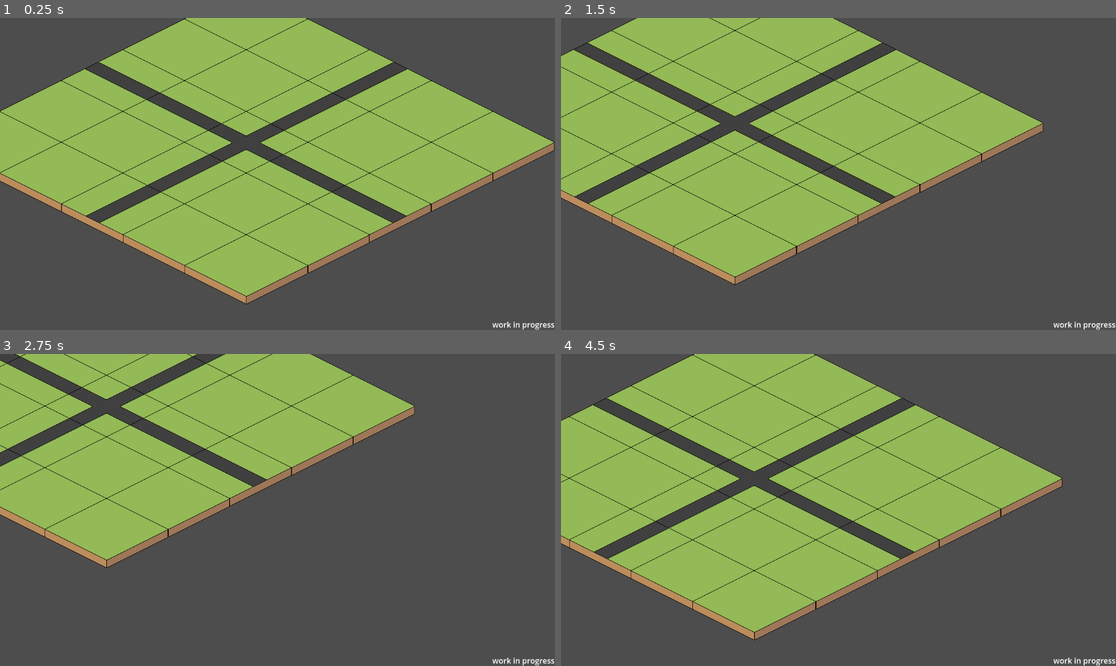
Above: before the commit, frames 1-4 (two rows, left to right).
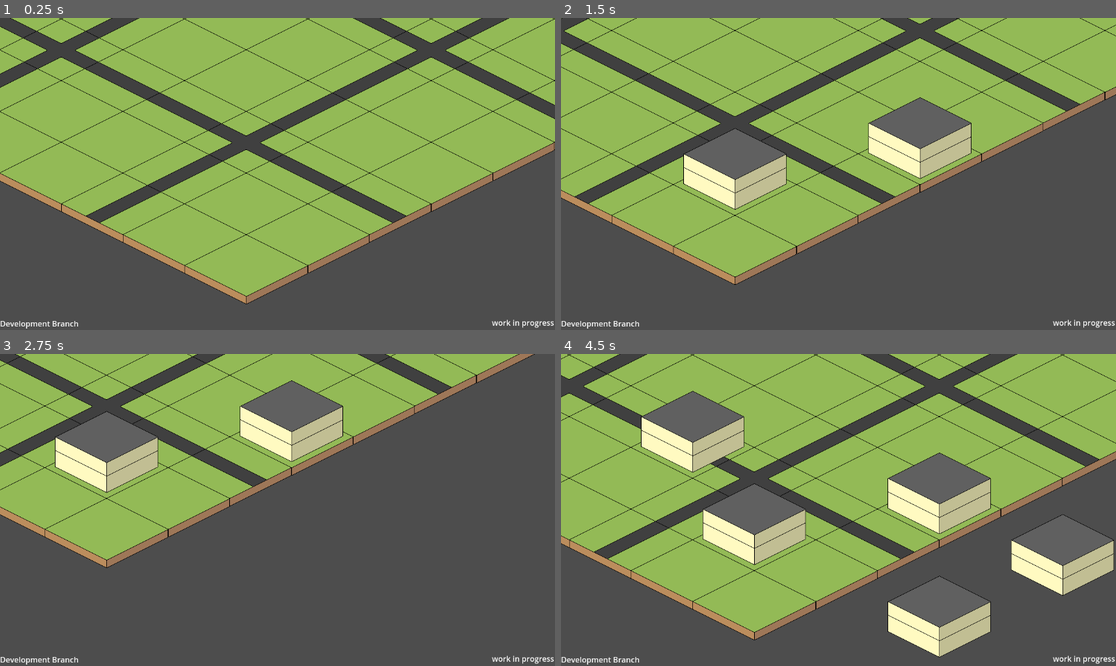
Above: after the commit, the same moments.

Repository: Olyveon/DinoPark
Game: Godot game, scene res://scenes/game.tscn
Same seed, same stepped clock (60 frames per second), same inputs: the game is played once before the commit and once after it.
Inputs (mouse positions are in pixels of both pictures, inside the frame that each line leads up to):
- Up to frame 1 (0.25 s): no input
- Up to frame 2 (1.5 s): tap Enter at 0.5 s; move the mouse to (960, 158) at 0.52 s; hold D (move_right) 0.53-1.28 s; click (960, 158) at 0.67 s; move the mouse to (727, 189) at 1.27 s; hold S (move_down) from 1.28 s (still down); click (727, 189) at 1.42 s
- Up to frame 3 (2.75 s): move the mouse to (333, 441) at 2.02 s; release S (move_down) at 2.03 s; hold D (move_right) from 2.03 s (still down); click (333, 441) at 2.17 s
- Up to frame 4 (4.5 s): move the mouse to (810, 572) at 2.77 s; release D (move_right) at 2.78 s; hold Up (move_up) 2.78-3.53 s; click (810, 572) at 2.92 s; move the mouse to (1005, 556) at 3.52 s; hold A (move_left) from 3.53 s (still down); click (1005, 556) at 3.67 s; move the mouse to (672, 463) at 4.27 s; click (672, 463) at 4.42 s

The runs differ from the first frame. In frame 1, 11% of the frame differs, in the area x 0-100%, y 0-100%; in frame 2, 16%; in frame 3, 10%; in frame 4, 26%.

Commit message:
added a building tilemap, a building mode with mouse click and a branch label in the UI

Diff:
--- a/scenes/game.tscn
+++ b/scenes/game.tscn
@@ -1,7 +1,8 @@
-[gd_scene load_steps=6 format=3 uid="uid://b1tom3lko7gjj"]
+[gd_scene load_steps=8 format=3 uid="uid://b1tom3lko7gjj"]
 
 [ext_resource type="Script" path="res://scripts/player.gd" id="1_8t4nh"]
 [ext_resource type="Texture2D" uid="uid://c6dwgxf60u7qj" path="res://assets/sprites/standard_tilemap.png" id="1_oenw5"]
+[ext_resource type="Texture2D" uid="uid://dj7p2rqw3s24g" path="res://assets/sprites/standard_buildings.png" id="2_qo3u4"]
 
 [sub_resource type="TileSetAtlasSource" id="TileSetAtlasSource_ine23"]
 texture = ExtResource("1_oenw5")
@@ -17,12 +18,21 @@
 3:1/0 = 0
 3:1/0/texture_origin = Vector2i(0, -8)
 
+[sub_resource type="TileSetAtlasSource" id="TileSetAtlasSource_6ddg8"]
+texture = ExtResource("2_qo3u4")
+texture_region_size = Vector2i(256, 144)
+0:0/0 = 0
+1:0/size_in_atlas = Vector2i(1, 2)
+1:0/0 = 0
+1:0/0/texture_origin = Vector2i(0, 64)
+
 [sub_resource type="TileSet" id="TileSet_okvup"]
 tile_shape = 1
 tile_layout = 5
 tile_offset_axis = 1
 tile_size = Vector2i(256, 128)
 sources/0 = SubResource("TileSetAtlasSource_ine23")
+sources/1 = SubResource("TileSetAtlasSource_6ddg8")
 
 [sub_resource type="GDScript" id="GDScript_6jcqk"]
 script/source = "extends Camera2D
@@ -41,11 +51,12 @@
 [node name="Game" type="Node2D"]
 
 [node name="TileMap" type="TileMap" parent="."]
+unique_name_in_owner = true
 y_sort_enabled = true
 tile_set = SubResource("TileSet_okvup")
 format = 2
 layer_0/y_sort_enabled = true
-layer_0/tile_data = PackedInt32Array(3, 196608, 0, 2, 131072 …(393 unchanged characters)… , 1, -65531, 65536, 0, -131067, 65536, 0)
+layer_0/tile_data = PackedInt32Array(3, 196608, 0, 2, 131072 …(393 unchanged characters)… , 1, -65531, 65536, 0, -131067, 65536, 0, -196608, 196608, 0, -131072, 131072, 0, -65536, 131072, 0, 0, 196608, 0, 65536, 131072, 0, 131072, 131072, 0, -196607, 196608, 1, -196606, 196608, 1, -196605, 196608, 0, -196604, 196608, 1, -196603, 196608, 1, -262141, 131072, 0, -262144, 131072, 0, -131073, 196608, 1, 65535, 196608, 1, 131071, 65536, 0, 196607, 65536, 0, -65537, 65536, 0, -1, 65536, 0, -196609, 65536, 0, -262143, 65536, 0, -262142, 65536, 0, -262140, 65536, 0, -262139, 65536, 0, -196610, 65536, 0, -262146, 65536, 0, -262145, 65536, 0, -327676, 65536, 0, -327675, 65536, 0, -327679, 65536, 0, -327678, 65536, 0, -65538, 65536, 0, -2, 65536, 0, 131070, 65536, 0, 196606, 65536, 0, 65534, 196608, 1, -131074, 196608, 1, -327677, 131072, 0, -327680, 131072, 0)
 layer_1/name = "Layer 1"
 layer_1/y_sort_enabled = true
 layer_1/y_sort_origin = 1
@@ -66,6 +77,8 @@
 anchors_preset = 15
 anchor_right = 1.0
 anchor_bottom = 1.0
+offset_right = 1.0
+offset_bottom = -2.0
 grow_horizontal = 2
 grow_vertical = 2
 
@@ -76,8 +89,21 @@
 anchor_top = 1.0
 anchor_right = 1.0
 anchor_bottom = 1.0
-offset_left = -130.0
-offset_top = -23.0
+offset_left = -132.0
+offset_top = -25.0
+offset_right = -2.0
+offset_bottom = -2.0
 grow_horizontal = 0
 grow_vertical = 0
 text = "work in progress"
+
+[node name="Label2" type="Label" parent="Player/Interface/UI"]
+layout_mode = 1
+anchors_preset = 2
+anchor_top = 1.0
+anchor_bottom = 1.0
+offset_top = -23.0
+offset_right = 164.0
+grow_vertical = 0
+text = "Development Branch
+"
--- a/scripts/player.gd
+++ b/scripts/player.gd
@@ -1,5 +1,6 @@
 extends Node2D
 @onready var camera = $Camera2D
+@onready var tile_map = %TileMap
 
 const camera_speed = 200.0
 # Camera zoom values
@@ -14,7 +15,6 @@
 	var direction_y = Input.get_axis("move_up","move_down")
 	position.x += camera_speed * direction_x * delta
 	position.y += camera_speed * direction_y * delta
-
 # Checks if the mouse wheel it's changing and zooms in or out
 func _input(event: InputEvent):
 	if event is InputEventMouseButton:
@@ -27,3 +27,10 @@
 				if camera.zoom < zoom_maximum:
 					camera.zoom += zoom_speed
 					pass
+			if event.button_index == MOUSE_BUTTON_LEFT:
+				var mouse_position = tile_map.local_to_map(Vector2i(get_global_mouse_position()))
+				print(mouse_position)
+				tile_map.set_cell(1,mouse_position,1,Vector2i(1,0))
+			if event.button_index == MOUSE_BUTTON_RIGHT:
+				var mouse_position = tile_map.local_to_map(Vector2i(get_global_mouse_position()))
+				tile_map.erase_cell(1,mouse_position)
Binary file added: assets/sprites/standard_buildings.png
Not shown, added: assets/sprites/standard_buildings.png.import
